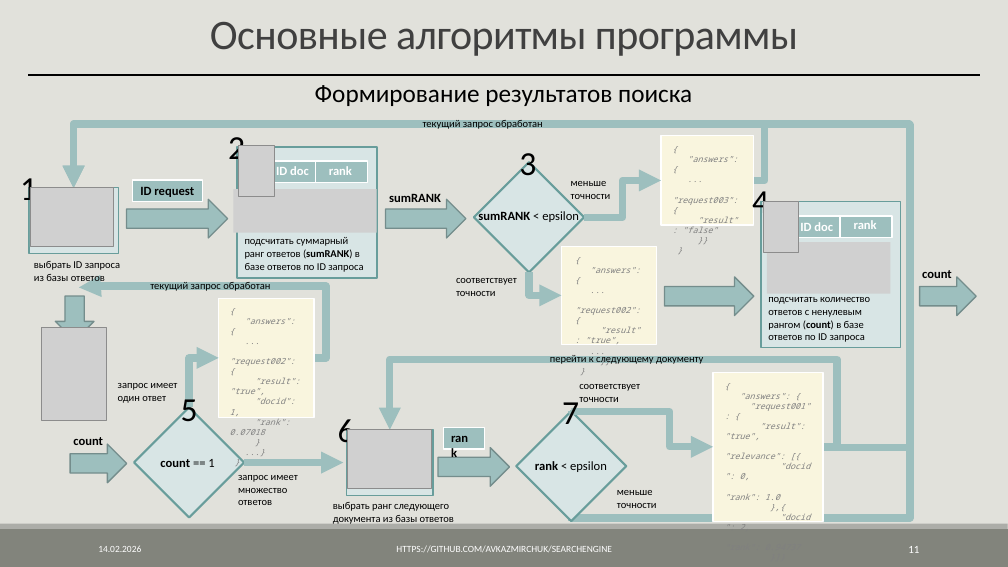
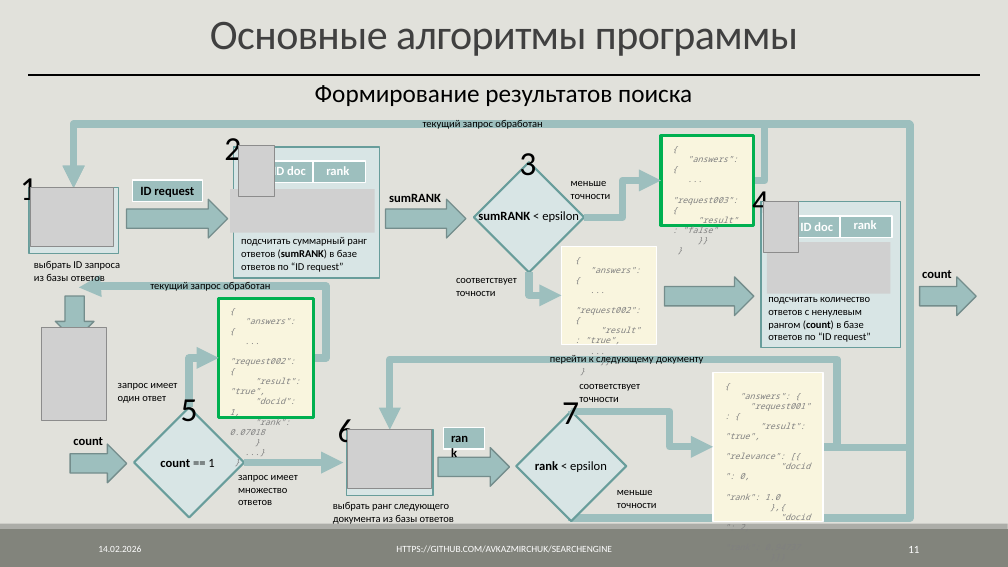
Before and after one commit to AVKazmirchuk/SearchEngine, a slide deck: slide 11 of presentation/защита.pptx. Drawn at 1008x567 pixels with LibreOffice and Linux fonts; fonts in the diff are those of the drawing; grey boxes stand for pictures. Boxes give left, top, right and bottom in pixels: in the first picture for what was removed or moved away, otherwise in the second. Text is boxed around its words. In the diff, an @@ line names an element or a change of style, - is before the commit and + after.

```diff
--- a/presentation/защита.pptx
+++ b/presentation/защита.pptx
@@ rectangle at box(661, 136, 753, 225): outline #FFFFFF 1.25 pt to #00B050 3 pt @@
@@ 2 texts, 1 picture, 1 line: place and size @@
-2 texts, 1 picture, 1 line at box(228, 137, 377, 232)
+2 texts, 1 picture, 1 line at box(224, 138, 374, 232)
@@ text at box(241, 237, 367, 272): text changed @@
-подсчитать суммарный ранг ответов (sumRANK) в базе ответов по ID запроса
+подсчитать суммарный ранг ответов (sumRANK) в базе ответов по “ID request”
@@ rectangle at box(219, 299, 314, 417): outline #FFFFFF 1.25 pt to #00B050 3 pt @@
@@ text at box(768, 310, 871, 342): text changed @@
-ответов с ненулевым рангом (count) в базе ответов по ID запроса
+ответов с ненулевым рангом (count) в базе ответов по “ID request”
```
Also in this commit, not shown: 5 other slides changed.
